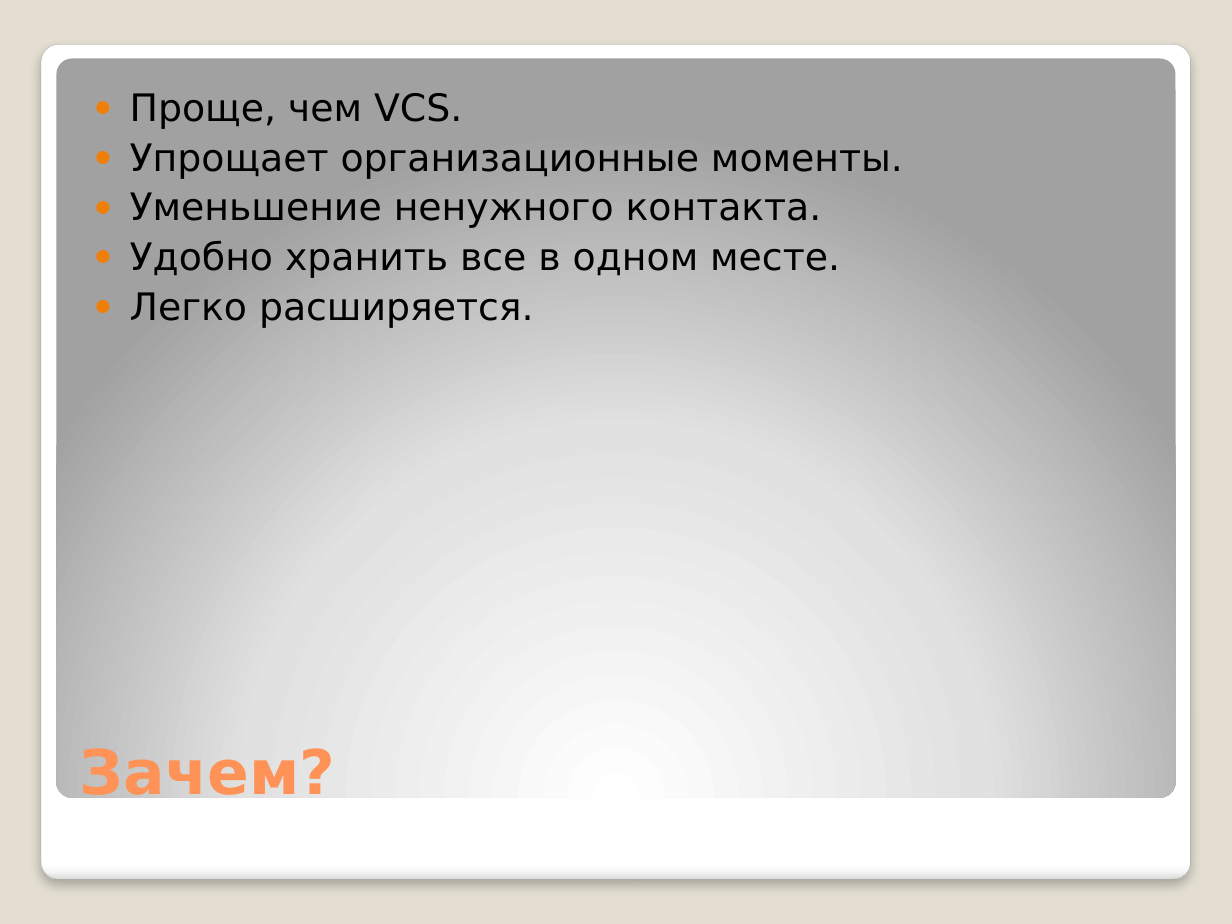
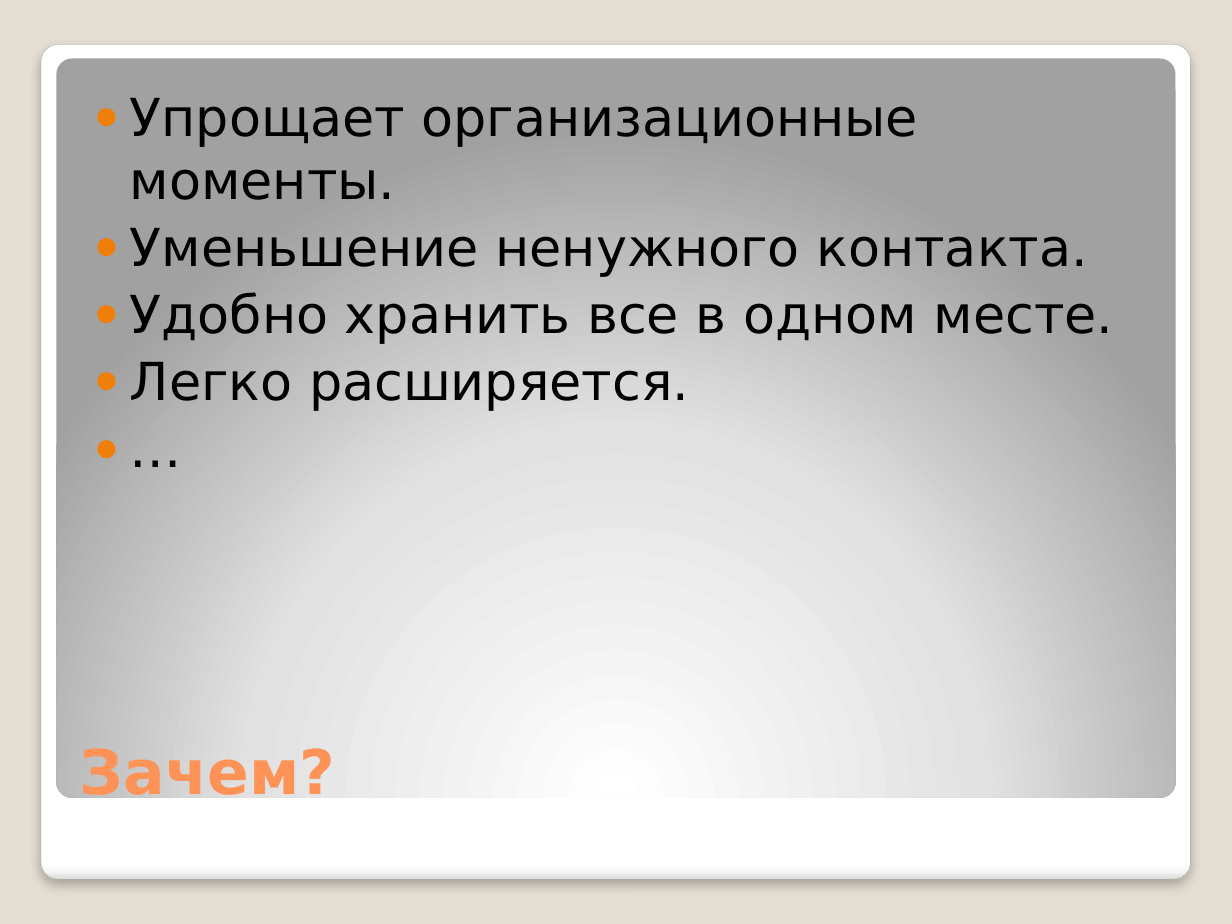
Before and after one commit to AlexandrSinitsyn/VK-bot, a slide deck: slide 4 of Presentation.pptx. Drawn at 1232x924 pixels with LibreOffice and Linux fonts; fonts in the diff are those of the drawing. Boxes give left, top, right and bottom in pixels: in the first picture for what was removed or moved away, otherwise in the second. Text is boxed around its words. In the diff, an @@ line names an element or a change of style, - is before the commit and + after.

```diff
--- a/Presentation.pptx
+++ b/Presentation.pptx
@@ text at box(130, 98, 1114, 411): paragraph added @@
+● …
@@ text at box(130, 93, 462, 129): paragraph removed @@
-● Проще, чем VCS.
@@ text at box(130, 98, 1114, 411): size 22.1 to 30.6 pt @@
```
Also in this commit, not shown: 2 other slides changed, 2 slides added, 5 other files.
